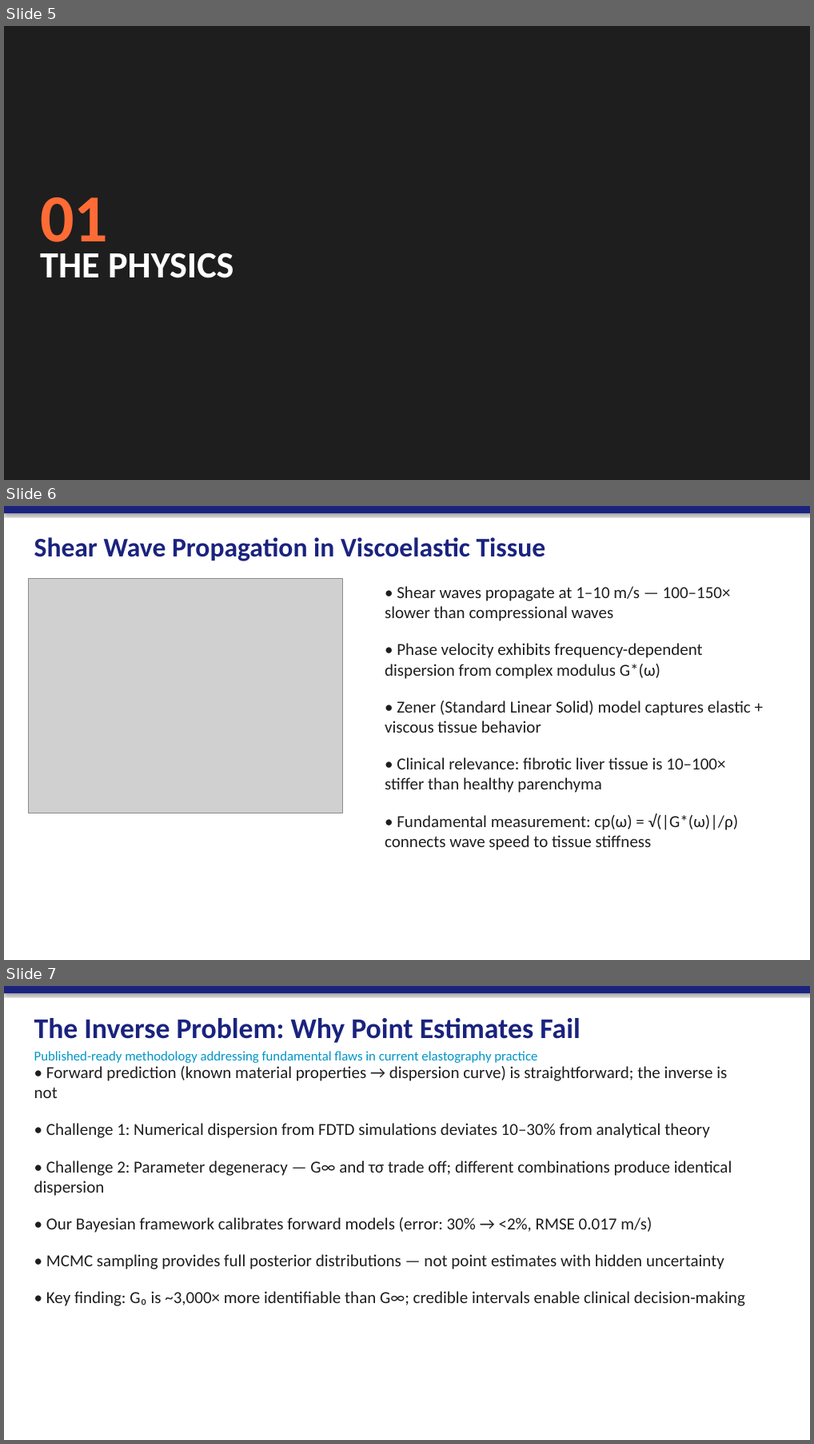
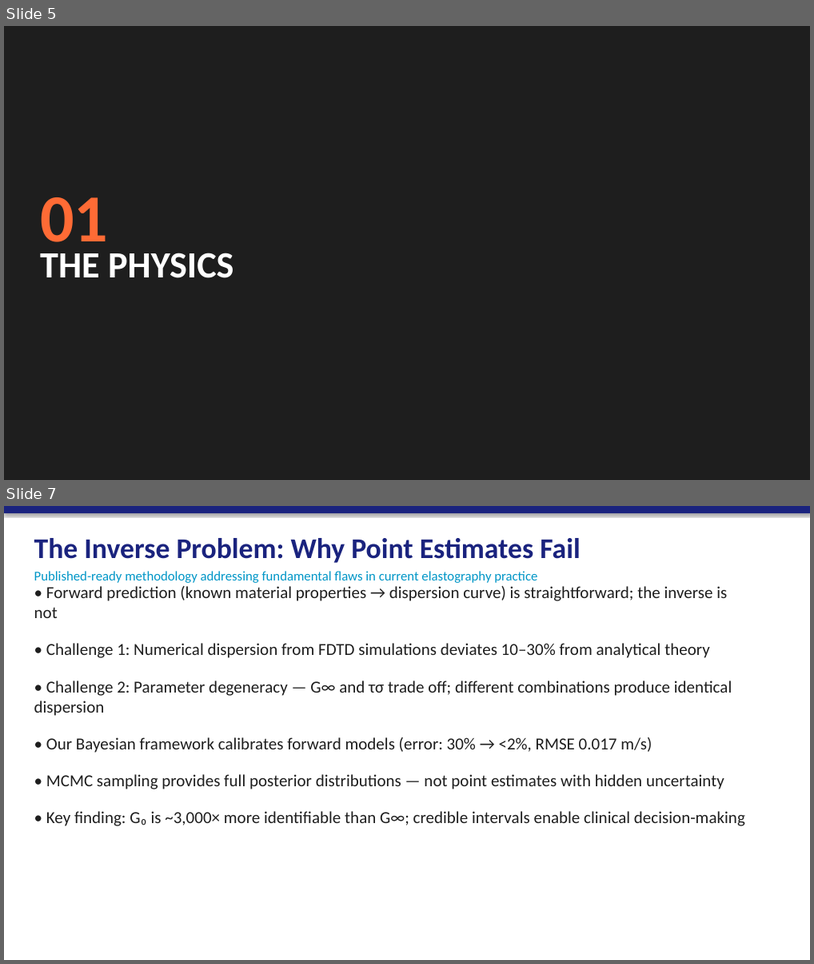
Before and after one commit to svenclawdbot-ai/acoustic-research, a slide deck: TurboQuant_Investor_Pitch_Deck.pptx. Shown one above the other, each under a label of ours: slides 5, 6 and 7 before the commit, slides 5 and 7 after it; the slides between them are not shown. The pictures are 814x1444 and 814x964 pixels, drawn with LibreOffice and Linux fonts; fonts in the diff are those of the drawing; grey boxes stand for pictures. Boxes give left, top, right and bottom in pixels: in the first picture for what was removed or moved away, otherwise in the second. Text is boxed around its words. In the diff, an @@ line names an element or a change of style, - is before the commit and + after.

Commit message:
Update pitch deck with meaningful physics figures
Replaced broken/placeholder images with clean, generated visuals:
- pitch_physics_shear_waves.png: 3-panel figure showing wave propagation,
  stiffness contrast (healthy vs fibrotic liver), and phase velocity dispersion
- pitch_physics_bayesian.png: 3-panel figure showing parameter misfit landscape,
  Bayesian posterior distribution, and SNR robustness validation
- pitch_system_architecture.png: Clean block diagram of full signal chain

Updated generate_pitch_deck.py to use new image paths with captions.
All figures generated from validated physics parameters (Zener model,
G0=2kPa, Ginf=4kPa, tau=5ms, 100Hz excitation).

```diff
--- a/TurboQuant_Investor_Pitch_Deck.pptx
+++ b/TurboQuant_Investor_Pitch_Deck.pptx
@@ slide 6 removed at [4,506,810,960], background #FFFFFF @@
@@ rectangle removed at [4,506,810,960] @@
@@ rectangle removed at [4,506,810,513] @@
@@ text removed at [34,537,546,561] @@
-Shear Wave Propagation in Viscoelastic Tissue
@@ picture removed at [28,579,342,812] @@
@@ text removed at [385,586,751,850] @@
-• Shear waves propagate at 1–10 m/s — 100–150× slower than compressional waves
-• Phase velocity exhibits frequency-dependent dispersion from complex modulus G*(ω)
-• Zener (Standard Linear Solid) model captures elastic + viscous tissue behavior
-• Clinical relevance: fibrotic liver tissue is 10–100× stiffer than healthy parenchyma
-• Fundamental measurement: cp(ω) = √(|G*(ω)|/ρ) connects wave speed to tissue stiffness
```
Also in this commit, not shown: 5 slides changed, 1 slide added, 4 other files.
